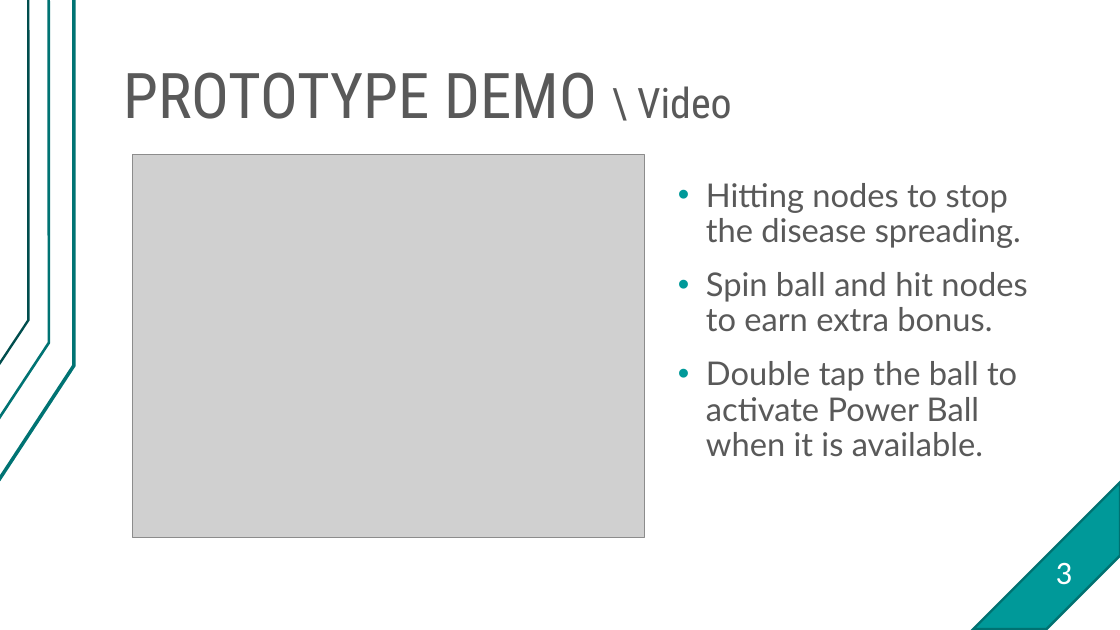
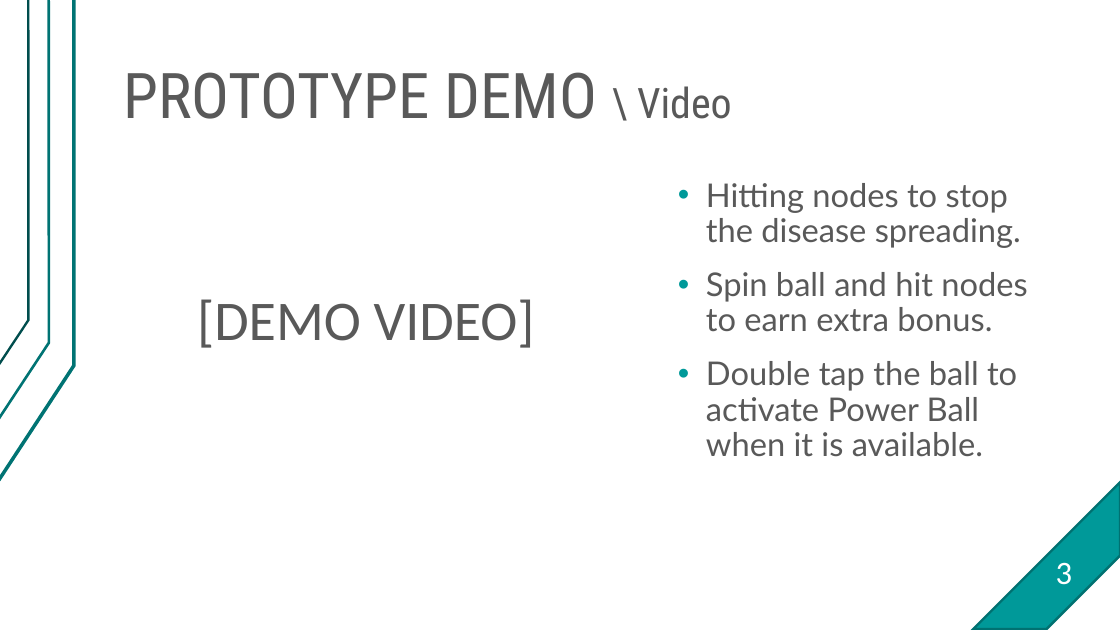
Before and after one commit to gear/PLB-2015F-ARGame, a slide deck: slide 4 of PBLF2015-Final.pptx. Drawn at 1120x630 pixels with LibreOffice and Linux fonts; fonts in the diff are those of the drawing; grey boxes stand for pictures. Boxes give left, top, right and bottom in pixels: in the first picture for what was removed or moved away, otherwise in the second. Text is boxed around its words. In the diff, an @@ line names an element or a change of style, - is before the commit and + after.

```diff
--- a/PBLF2015-Final.pptx
+++ b/PBLF2015-Final.pptx
@@ picture removed at [133,154,644,537] @@
@@ text added at [197,299,535,348], 48 pt, text #595959 @@
+[DEMO VIDEO]
```
Also in this commit, not shown: 1 other slide changed, 1 slide added, 1 other file.
